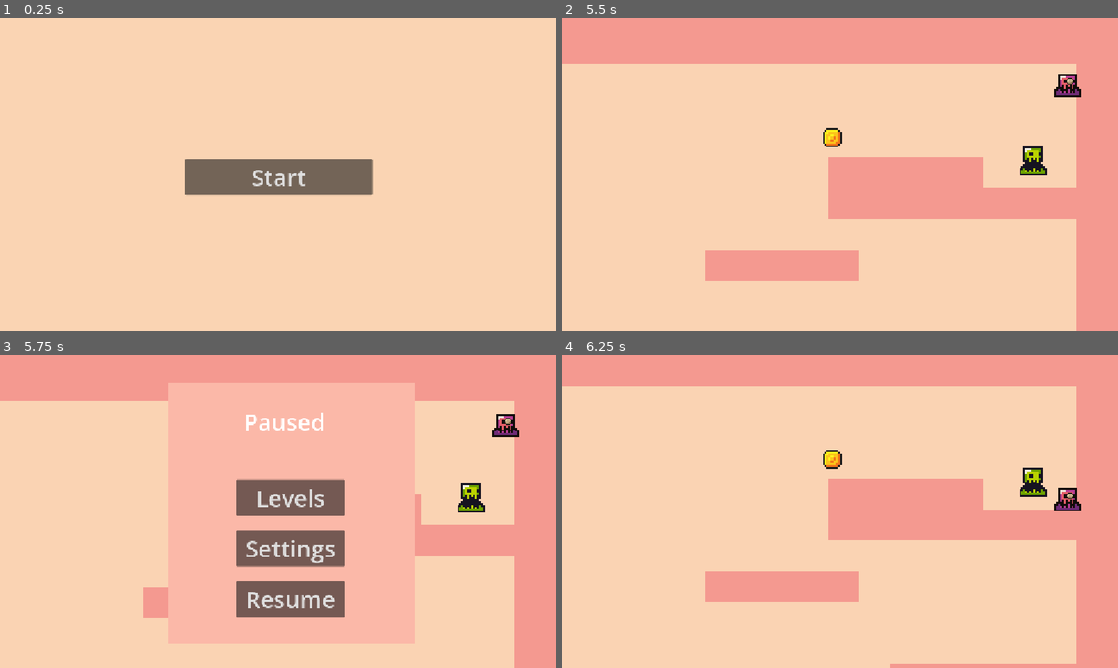
Above: before the commit, frames 1-4 (two rows, left to right).
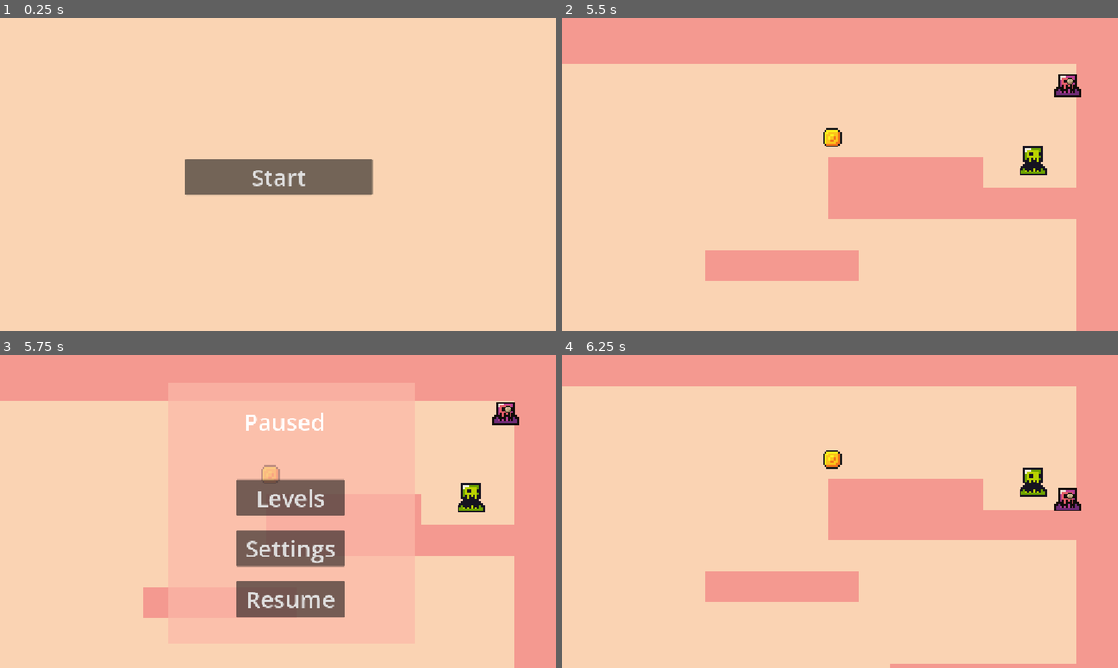
Above: after the commit, the same moments.

Repository: tanishashah2726/trollGame1
Game: Godot game, scene res://scenes/other/main_menu.tscn
Two runs of this game, one before a commit and one after it. Both use one fixed random seed, a clock stepped at 60 frames per second and the inputs below.
Inputs (mouse positions are in pixels of both pictures, inside the frame that each line leads up to):
- Up to frame 1 (0.25 s): no input
- Up to frame 2 (5.5 s): click "Start" at 0.5 s; click "1" at 1.25 s; tap Enter at 2 s; move the mouse to (962, 158) at 2.02 s; hold D (move_right) 2.03-3.53 s; tap E (switch) at 2.1, 4.35 s; click (962, 158) at 2.17 s; tap W (jump) at 2.27, 3.02, 4.52, 5.27 s; move the mouse to (728, 190) at 2.77 s; tap Alt at 2.85, 5.1 s; move the mouse to (895, 105) at 3.52 s; hold A (move_left) 3.53-4.28 s; tap Shift at 3.6 s; tap Space at 4.25 s; move the mouse to (812, 237) at 4.27 s; hold D (move_right) from 4.28 s (still down); click (812, 237) at 4.42 s; move the mouse to (1006, 221) at 5.02 s
- Up to frame 3 (5.75 s): keep holding D (move_right); tap Escape (pause) at 5.65 s
- Up to frame 4 (6.25 s): release D (move_right) at 5.75 s; click "Resume" at 5.75 s

Frames 1-2 are identical in both runs. In frame 3, 0.6% of the frame differs, in the area x 47-94%, y 15-42%; in frame 4, nothing differs.

Commit message:
made it so the pause button pauses the game

Diff:
--- a/scenes/other/pause_menu.tscn
+++ b/scenes/other/pause_menu.tscn
@@ -3,6 +3,7 @@
 [ext_resource type="Script" uid="uid://4dgshvawh62t" path="res://scripts/pause_menu.gd" id="1_ydy6h"]
 
 [node name="pause_menu" type="CanvasLayer" unique_id=462829160]
+process_mode = 3
 script = ExtResource("1_ydy6h")
 
 [node name="ColorRect" type="ColorRect" parent="." unique_id=1246155546]
@@ -11,7 +12,7 @@
 offset_top = 59.0
 offset_right = 859.0
 offset_bottom = 599.0
-color = Color(0.98321396, 0.7209982, 0.65976423, 1)
+color = Color(0.9843137, 0.72156864, 0.65882355, 0.72156864)
 
 [node name="BoxContainer" type="BoxContainer" parent="." unique_id=909653826]
 offset_left = 489.0
--- a/scripts/pause_menu.gd
+++ b/scripts/pause_menu.gd
@@ -4,13 +4,20 @@
 
 func _ready() -> void:
 	pause_menu.visible = false
+	get_tree().paused = false
 
 func _process(delta: float) -> void:
 	if Input.is_action_just_pressed("pause"):
-		pause_menu.visible = true
+		if get_tree().paused:
+			pause_menu.visible = false
+			get_tree().paused = false
+		else:
+			pause_menu.visible = true
+			get_tree().paused = true
 
 func _on_level_menu_btn_pressed() -> void:
 	get_tree().change_scene_to_file("res://scenes/other/level_menu.tscn")
 
 func _on_resume_btn_pressed() -> void:
 	pause_menu.visible = false
+	get_tree().paused = false
